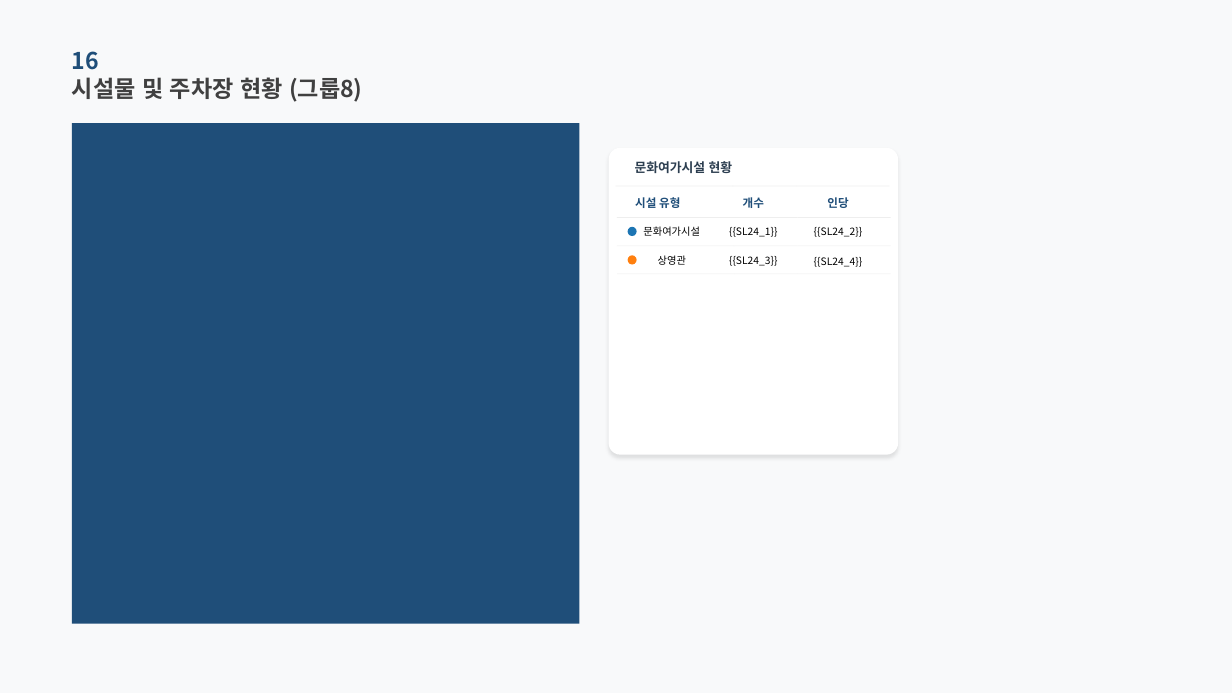
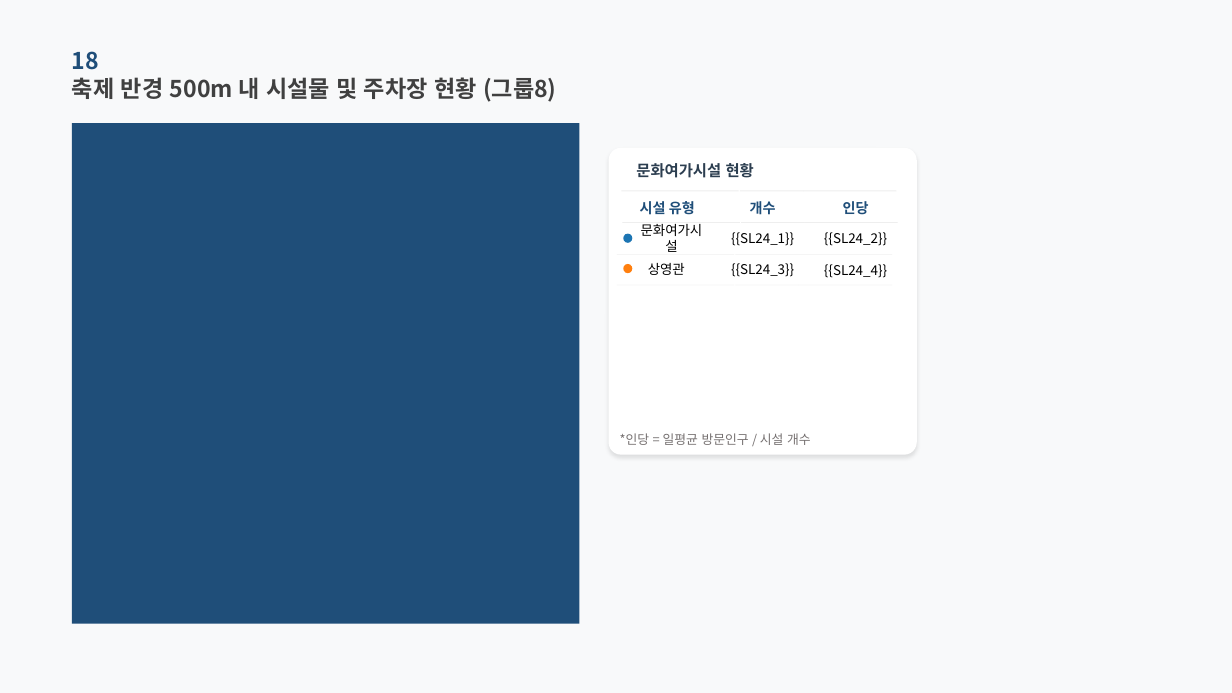
Before and after one commit to roddms/auto-report, a slide deck: slide 24 of template/master_pretendard.pptx. Drawn at 1232x693 pixels with LibreOffice and Linux fonts; fonts in the diff are those of the drawing; background and template pictures are left out. Boxes give left, top, right and bottom in pixels: in the first picture for what was removed or moved away, otherwise in the second. Text is boxed around its words. In the diff, an @@ line names an element or a change of style, - is before the commit and + after.

Commit message:
feat: 시설물 및 주차장 현황

```diff
--- a/template/master_pretendard.pptx
+++ b/template/master_pretendard.pptx
@@ text at [72,51,99,70]: text changed @@
-16
+18
@@ text at [72,77,557,102]: text changed @@
-시설물 및 주차장 현황 (그룹8)
+축제 반경 500m 내 시설물 및 주차장 현황 (그룹8)
@@ rounded rectangle: place and size @@
-rounded rectangle at [609,148,898,455]
+rounded rectangle at [609,148,918,455]
@@ text "문화여가시설 현황" at [636,163,754,178]: size 10 to 12 pt @@
@@ text "개수": place and size @@
-text "개수" at [743,197,764,208]
+text "개수" at [750,201,776,215]
@@ size 9 to 11 pt in 3 elements at [750,201,776,215], [640,201,695,215], [843,201,869,215] @@
@@ text "인당": place and size @@
-text "인당" at [827,197,848,208]
+text "인당" at [843,201,869,215]
@@ ellipse: place and size @@
-ellipse at [628,226,637,236]
+ellipse at [624,234,633,243]
@@ 3 rectangles: place and size @@
-3 rectangles at [617,217,891,218]
+3 rectangles at [623,222,898,223]
@@ text "{{SL24_2}}": place and size @@
-text "{{SL24_2}}" at [814,227,862,237]
+text "{{SL24_2}}" at [824,232,887,246]
@@ ellipse: place and size @@
-ellipse at [628,255,637,264]
+ellipse at [624,264,633,274]
@@ size 8 to 10.5 pt in 6 elements at [731,232,794,246], [731,263,794,277], [824,232,887,246], [824,264,887,278], [641,224,703,252], [648,263,685,275] @@
@@ text "상영관": place and size @@
-text "상영관" at [658,255,686,265]
+text "상영관" at [648,263,685,275]
@@ text "{{SL24_3}}": place and size @@
-text "{{SL24_3}}" at [729,256,777,266]
+text "{{SL24_3}}" at [731,263,794,277]
@@ text "{{SL24_4}}": place and size @@
-text "{{SL24_4}}" at [814,257,862,267]
+text "{{SL24_4}}" at [824,264,887,278]
@@ 6 rectangles: place and size @@
-6 rectangles at [617,246,891,274]
+6 rectangles at [617,254,893,286]
@@ text added at [620,433,811,445], 10 pt, text #767171 @@
+*인당 = 일평균 방문인구 / 시설 개수
```
Also in this commit, not shown: 13 other slides changed, 22 other files.
